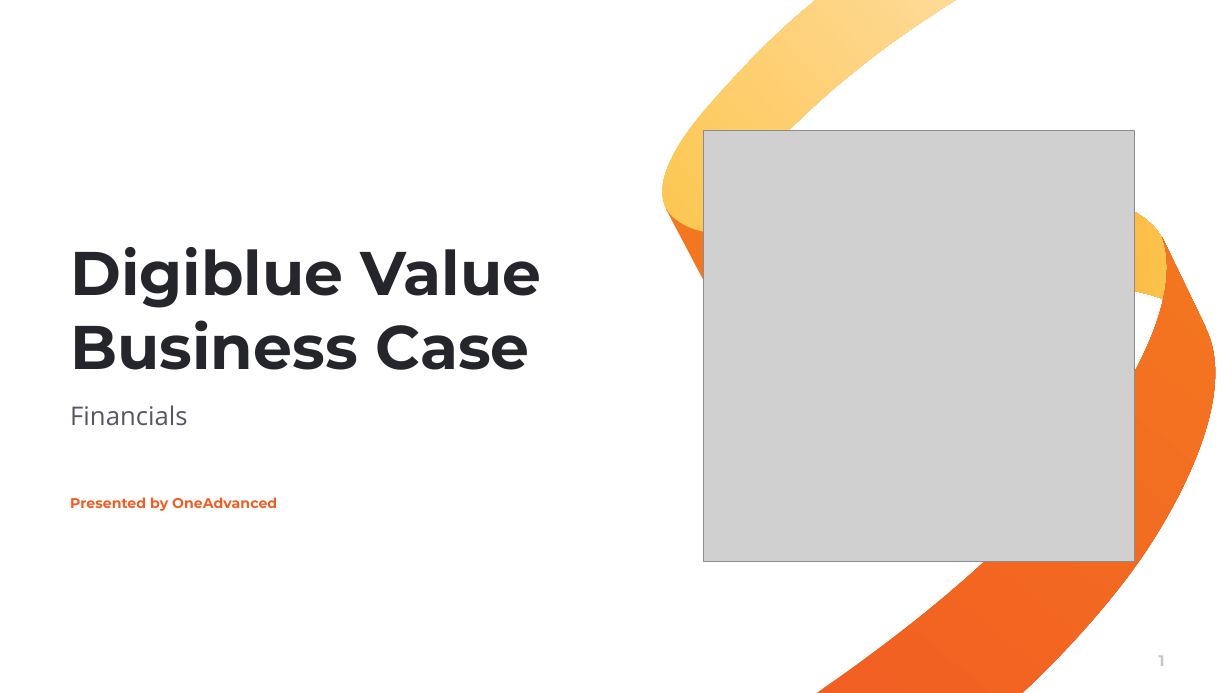
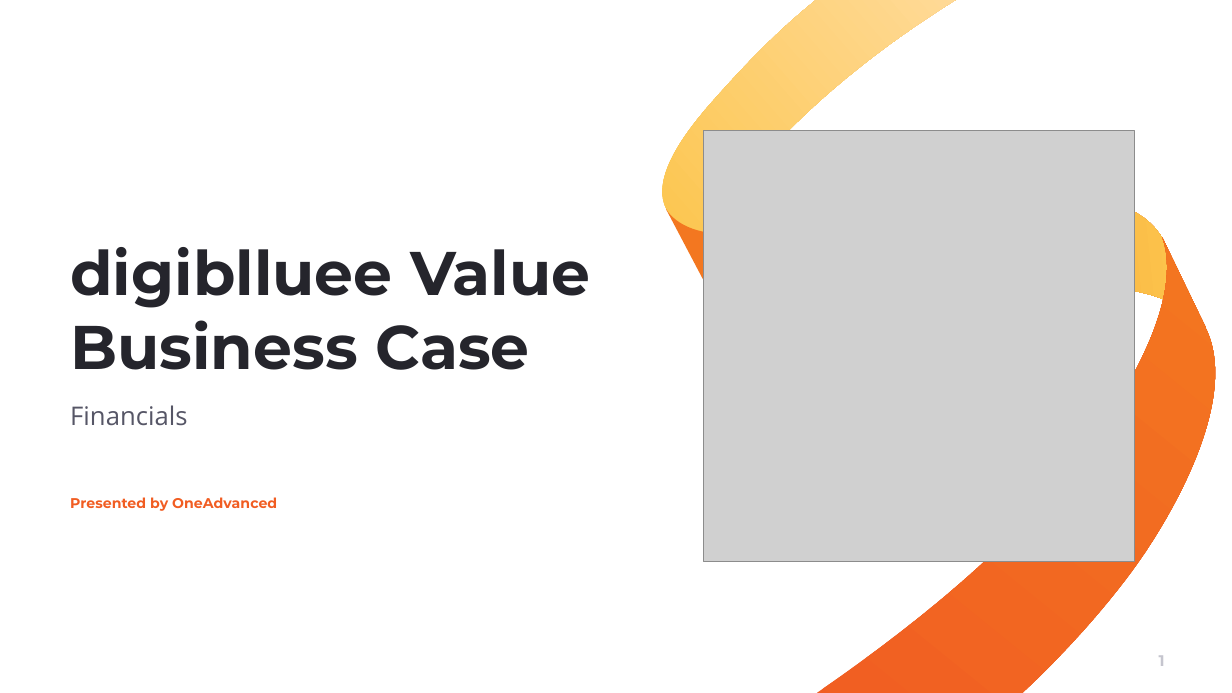
Before and after one commit to muratozdemirpiblo/ppt-api, a slide deck: slide 1 of output.pptx. Drawn at 1232x693 pixels with LibreOffice and Linux fonts; fonts in the diff are those of the drawing; grey boxes stand for pictures; background and template pictures are left out. Boxes give left, top, right and bottom in pixels: in the first picture for what was removed or moved away, otherwise in the second. Text is boxed around its words. In the diff, an @@ line names an element or a change of style, - is before the commit and + after.

```diff
--- a/output.pptx
+++ b/output.pptx
@@ title at (70, 247, 590, 370): text changed @@
-Digiblue Value Business Case
+digiblluee Value Business Case
```
Also in this commit, not shown: 6 other slides changed, 3 other files.
